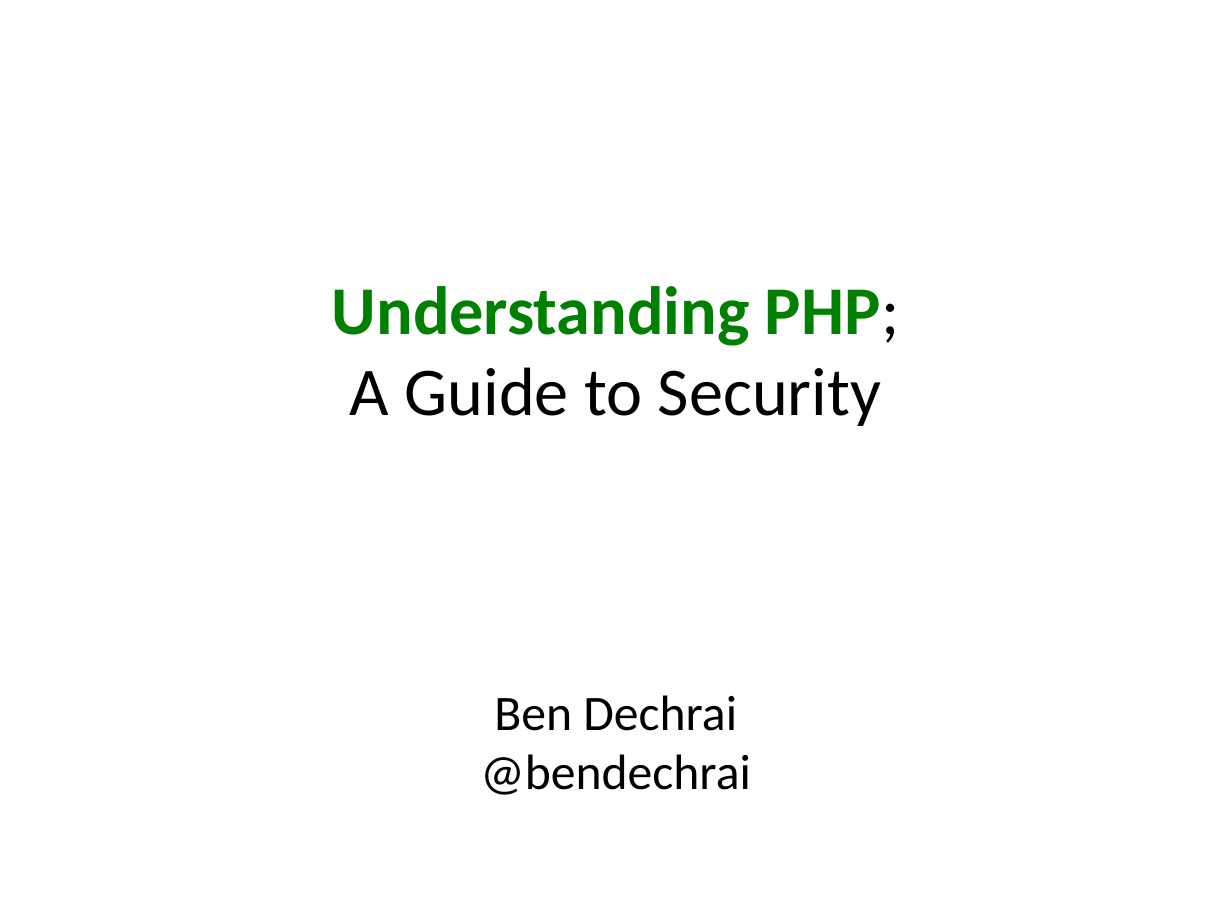
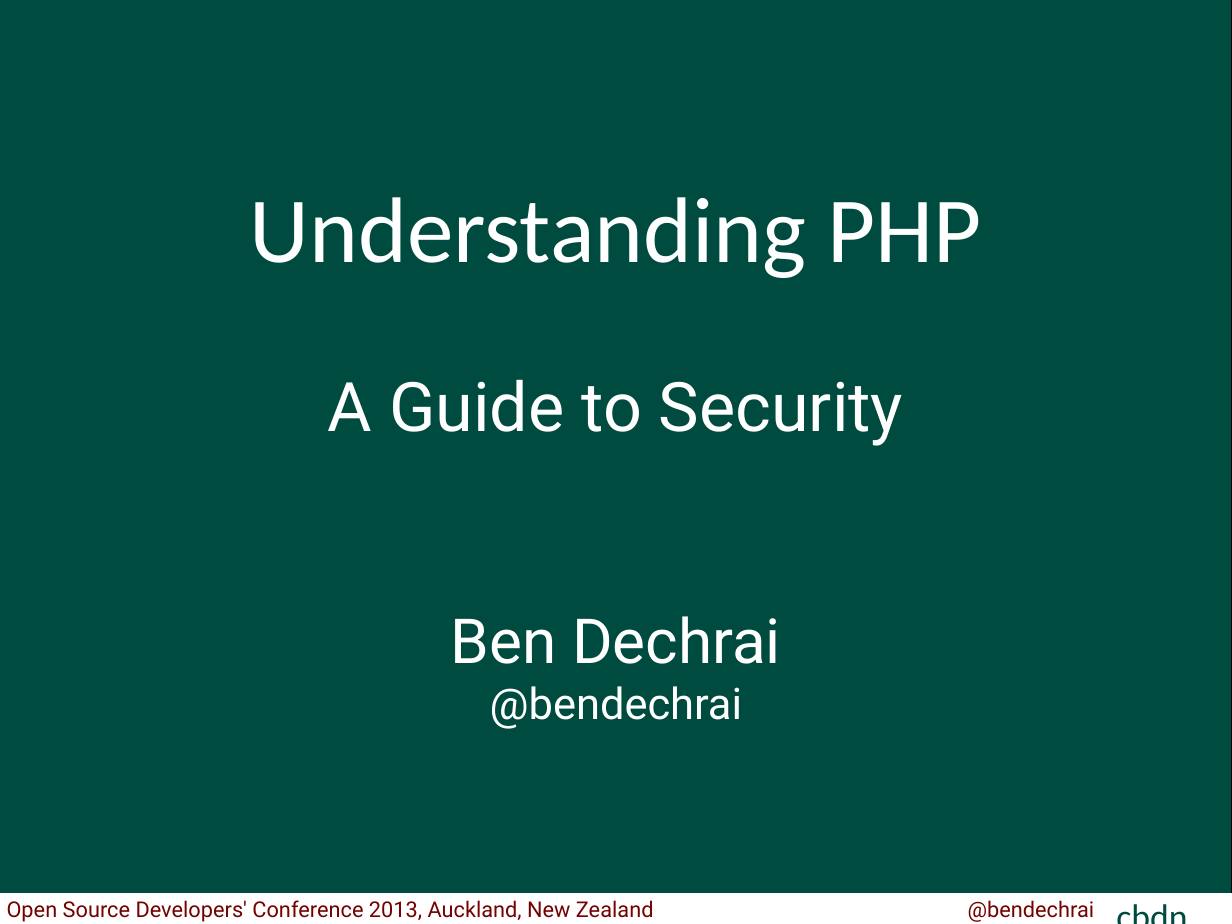
Before and after one commit to bendechrai/preso-understanding-php, a slide deck: slide 1 of Understanding PHP; a Guide to Security.odp. Drawn at 1232x924 pixels with LibreOffice and Linux fonts; fonts in the diff are those of the drawing. Boxes give left, top, right and bottom in pixels: in the first picture for what was removed or moved away, otherwise in the second. Text is boxed around its words. In the diff, an @@ line names an element or a change of style, - is before the commit and + after.

```diff
--- a/Understanding PHP; a Guide to Security.odp
+++ b/Understanding PHP; a Guide to Security.odp
@@ rectangle added at <box>0,0,1232,924</box>, fill #004B3F, outline #000000 0 pt @@
@@ title at <box>250,197,982,729</box>: text changed; size 44 to 60 pt; font Calibri to Roboto; text colour #000000 to #FFFFFF @@
-Understanding PHP;
-A Guide to Security
+Understanding PHP
+A Guide to Security
+Ben Dechrai
+@bendechrai
@@ subtitle removed at <box>480,695,751,795</box> @@
-Ben Dechrai
-@bendechrai
@@ group added at <box>0,889,1232,924</box>: 3 texts, 1 rectangle @@
+@bendechrai
+Open Source Developers' Conference 2013, Auckland, New Zealand
+cbdn
```
Also in this commit, not shown: 16 other slides changed, 8 slides added, 7 slides removed, 8 other files.
